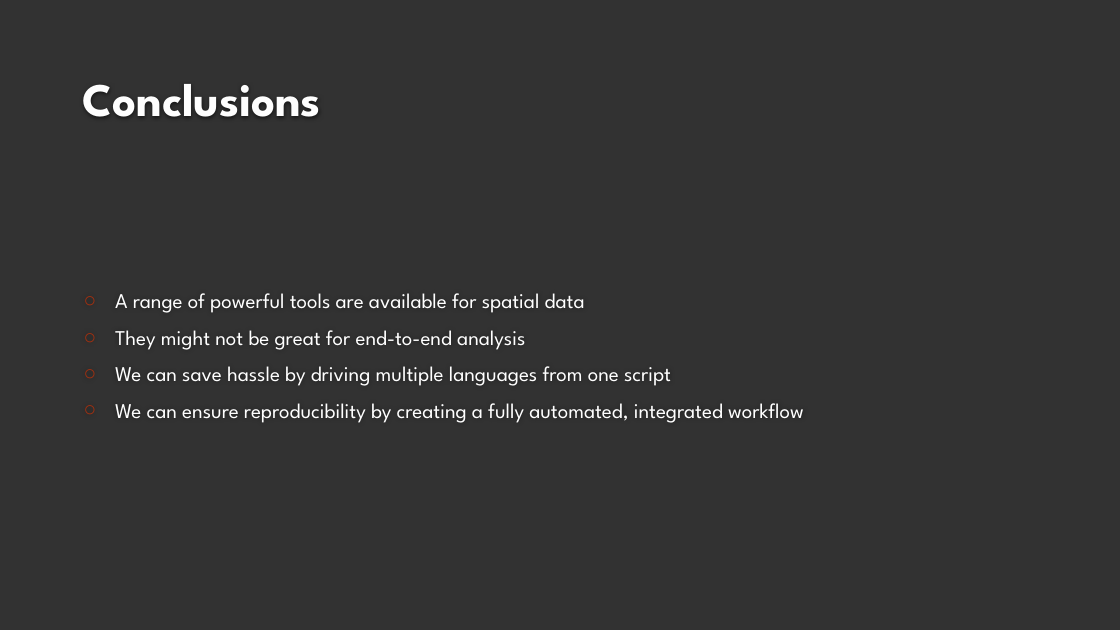
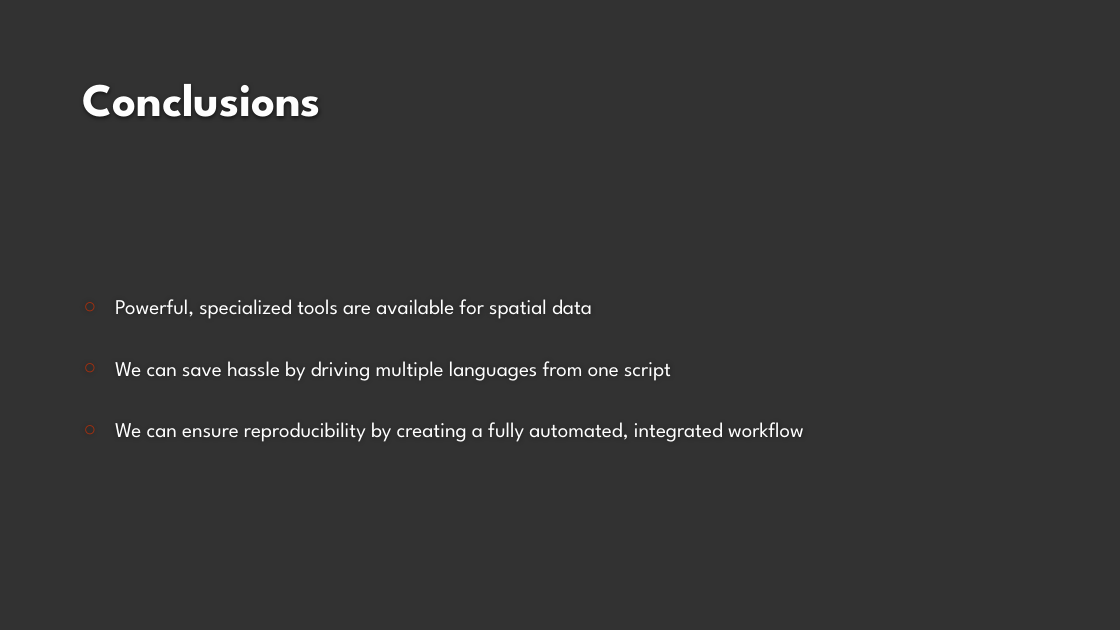
Before and after one commit to ruari-rhodes/ucl-code-workshop, a slide deck: slide 18 of presentation.pptx (slide 17 before the commit). Drawn at 1120x630 pixels with LibreOffice and Linux fonts; fonts in the diff are those of the drawing; background and template pictures are left out. Boxes give left, top, right and bottom in pixels: in the first picture for what was removed or moved away, otherwise in the second. Text is boxed around its words. In the diff, an @@ line names an element or a change of style, - is before the commit and + after.

Commit message:
Updates to presentation

```diff
--- a/presentation.pptx
+++ b/presentation.pptx
@@ text at (115, 299, 592, 319): text changed @@
-○ A range of powerful tools are available for spatial data
-○ They might not be great for end-to-end analysis
+○ Powerful, specialized tools are available for spatial data
@@ text at (115, 361, 804, 442): line spacing 1 to 2 @@
```
Also in this commit, not shown: 4 other slides changed, 2 slides added.
